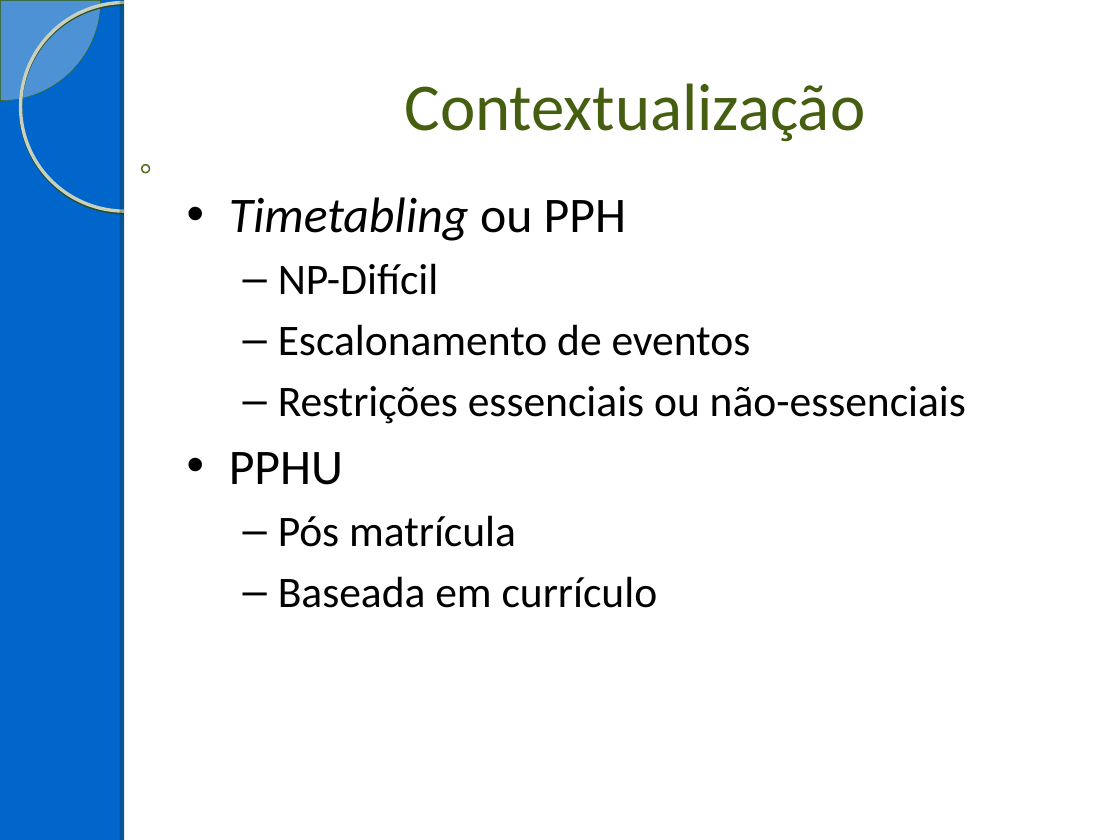
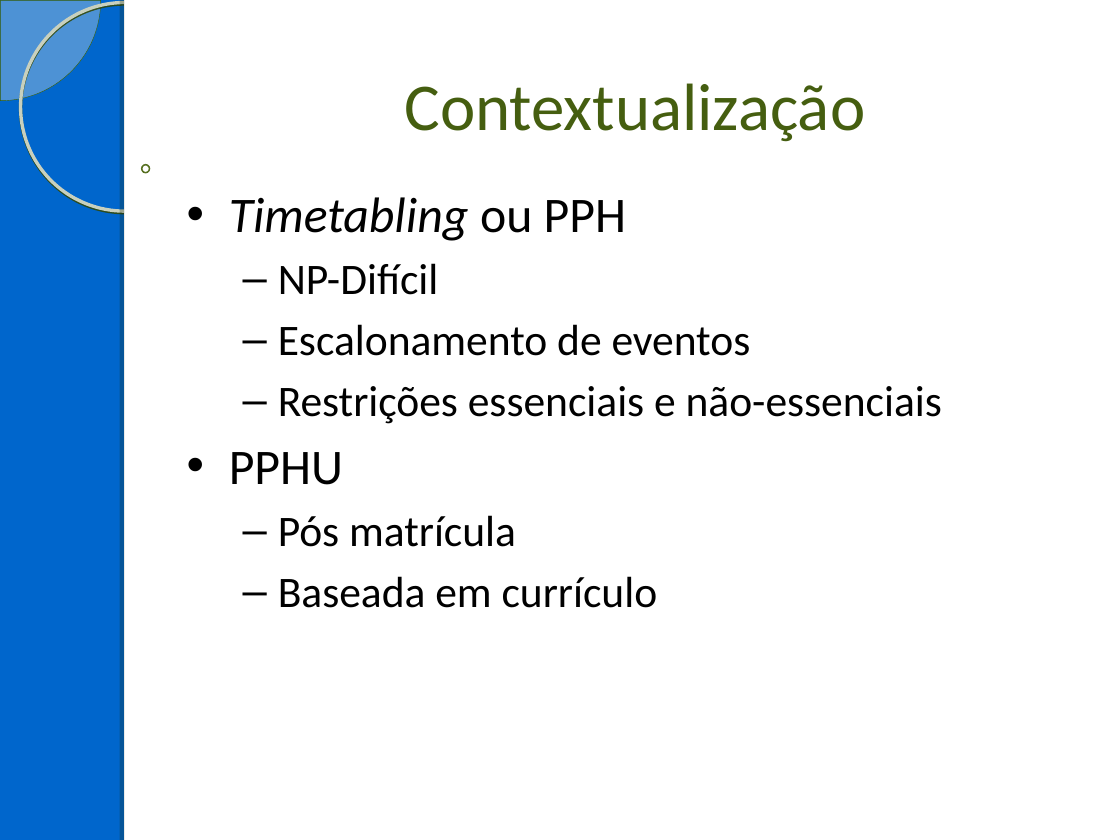
Before and after one commit to Hanniere/projeto-final-ipo, a slide deck: slide 2 of Apresentação/Apresentação.ppt. Drawn at 1120x840 pixels with LibreOffice and Linux fonts; fonts in the diff are those of the drawing; background and template pictures are left out. Boxes give left, top, right and bottom in pixels: in the first picture for what was removed or moved away, otherwise in the second. Text is boxed around its words. In the diff, an @@ line names an element or a change of style, - is before the commit and + after.

```diff
--- a/Apresentação/Apresentação.ppt
+++ b/Apresentação/Apresentação.ppt
@@ text at [278, 386, 942, 424]: text changed @@
-  – Restrições essenciais ou não-essenciais
+  – Restrições essenciais e não-essenciais
```
Also in this commit, not shown: 1 other file.
